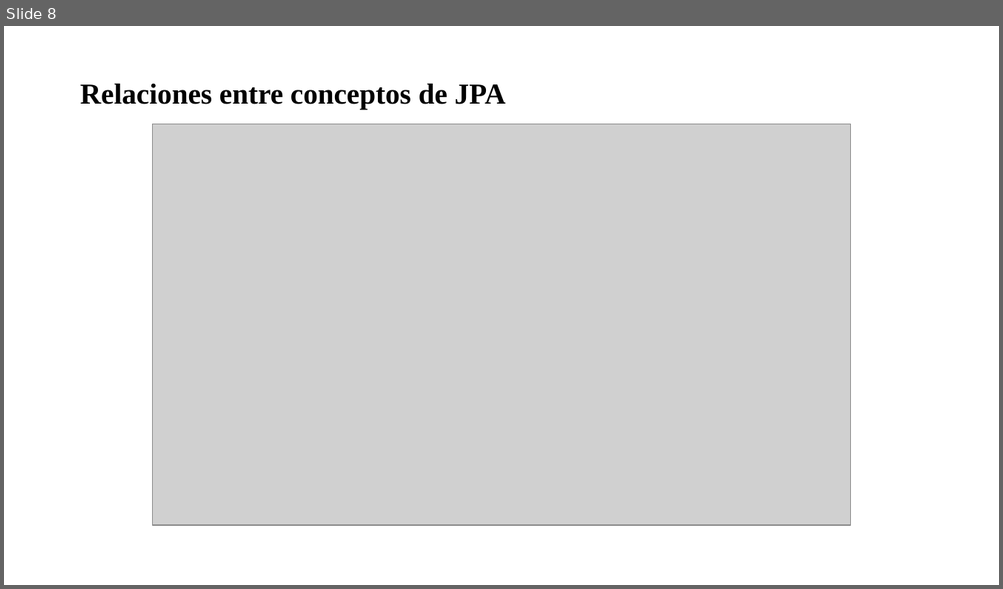
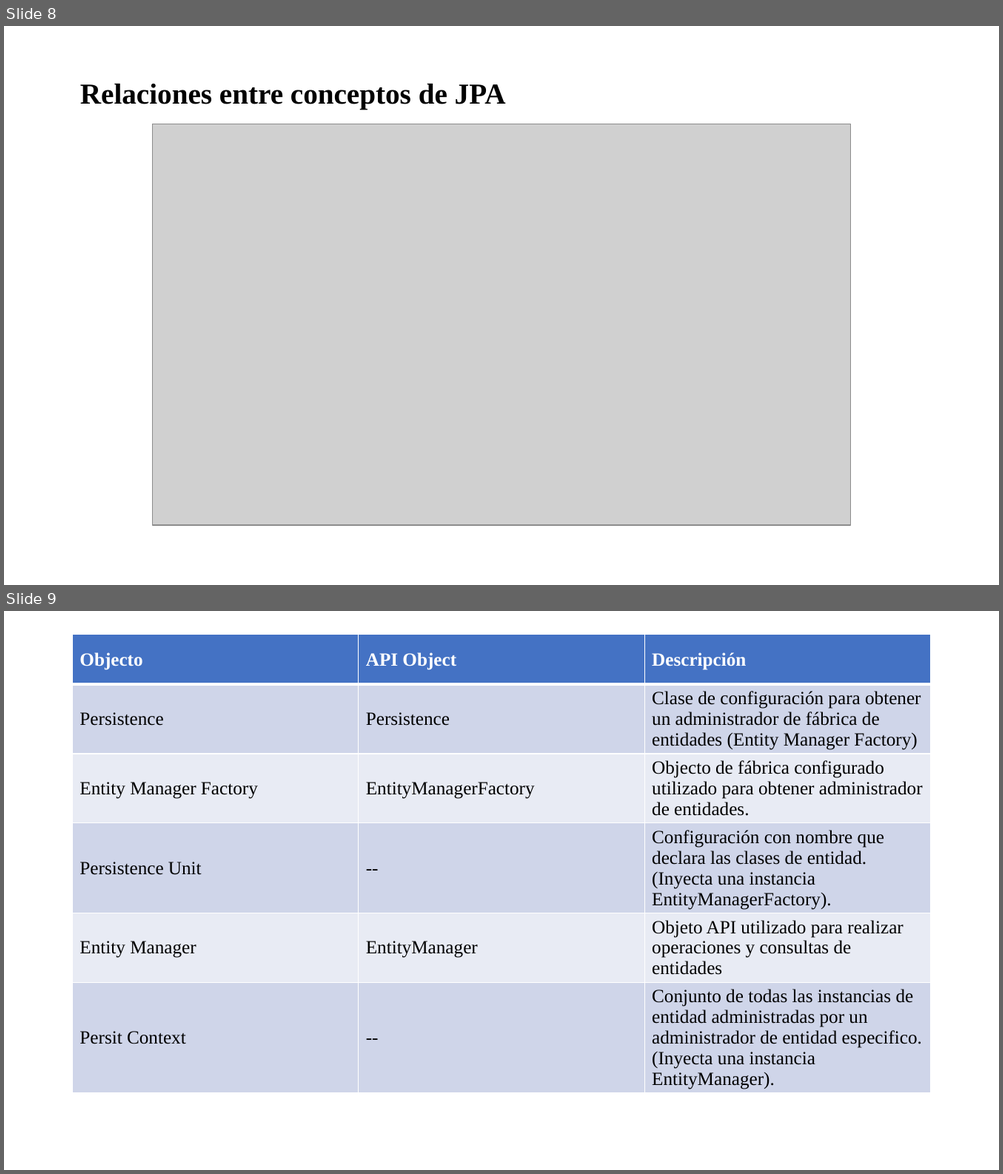
Before and after one commit to soycperez/jpa-concepts, a slide deck: JPA.pptx. Shown one above the other, each under a label of ours: slide 8 before the commit, slides 8 and 9 after it. The pictures are 1003x589 and 1003x1174 pixels, drawn with LibreOffice and Linux fonts; fonts in the diff are those of the drawing; grey boxes stand for pictures; background and template pictures are left out. Boxes give left, top, right and bottom in pixels: in the first picture for what was removed or moved away, otherwise in the second. Text is boxed around its words. In the diff, an @@ line names an element or a change of style, - is before the commit and + after.

```diff
--- a/JPA.pptx
+++ b/JPA.pptx
@@ slide 9 added at box(4, 611, 999, 1170), background picture (left out) @@
@@ table added at box(73, 635, 930, 1147), 6 rows, 3 columns @@
+Objecto | API Object | Descripción
+Persistence | Persistence | Clase de configuración para obtener un administrador de fábrica de entidades (Entity Manager Factory)
+Entity Manager Factory | EntityManagerFactory | Objecto de fábrica configurado utilizado para obtener administrador de entidades.
+Persistence Unit | -- | Configuración con nombre que declara las clases de entidad. (Inyecta una instancia EntityManagerFactory).
+Entity Manager | EntityManager | Objeto API utilizado para realizar operaciones y consultas de entidades
+Persit Context | -- | Conjunto de todas las instancias de entidad administradas por un administrador de entidad especifico. (Inyecta una instancia EntityManager).
```
Also in this commit, not shown: 1 slide changed.
